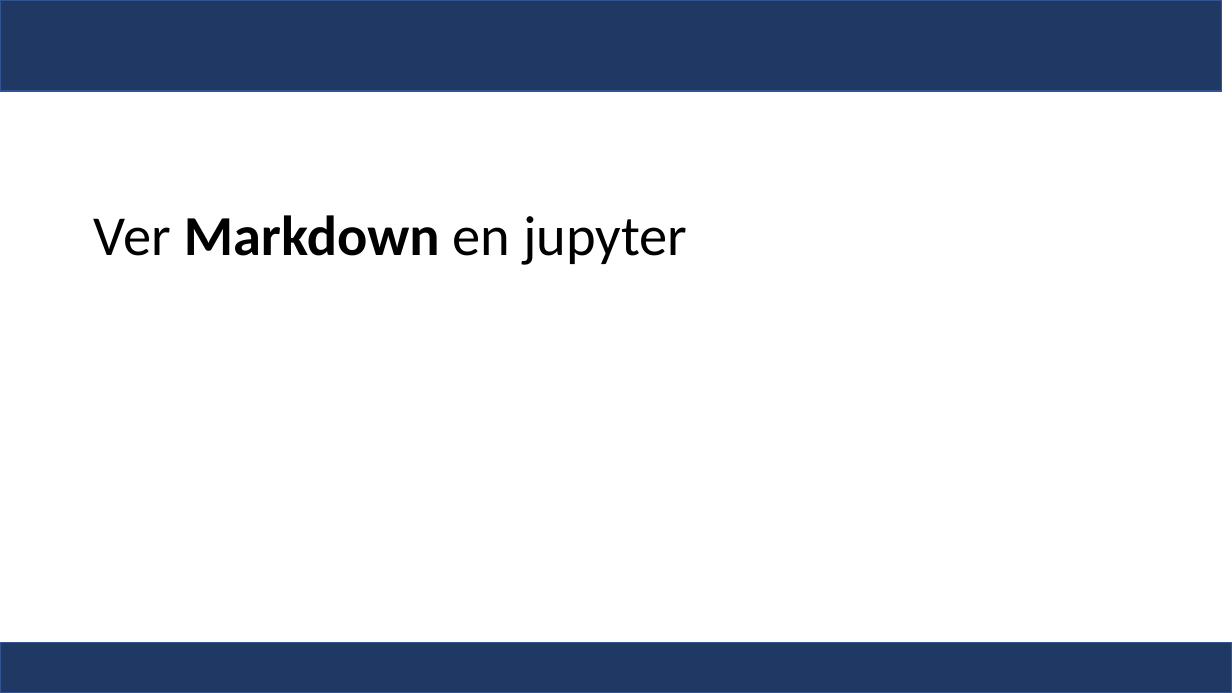
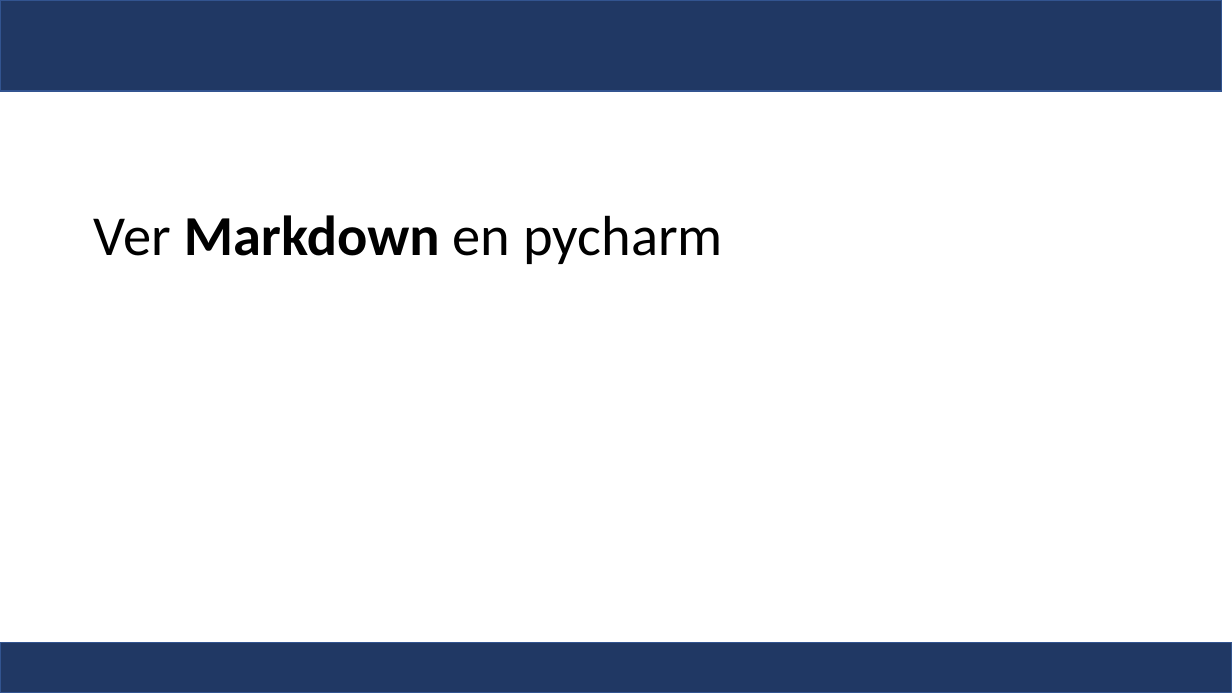
Before and after one commit to Fernando-JAL/Neurociencias-2025-1, a slide deck: slide 3 of 02 Presentaciones/02 Tipos de datos.pptx. Drawn at 1232x693 pixels with LibreOffice and Linux fonts; fonts in the diff are those of the drawing. Boxes give left, top, right and bottom in pixels: in the first picture for what was removed or moved away, otherwise in the second. Text is boxed around its words. In the diff, an @@ line names an element or a change of style, - is before the commit and + after.

```diff
--- a/02 Presentaciones/02 Tipos de datos.pptx
+++ b/02 Presentaciones/02 Tipos de datos.pptx
@@ title at <box>94,215,722,264</box>: text changed @@
-Ver Markdown en jupyter
+Ver Markdown en pycharm
```
Also in this commit, not shown: 6 other files.
